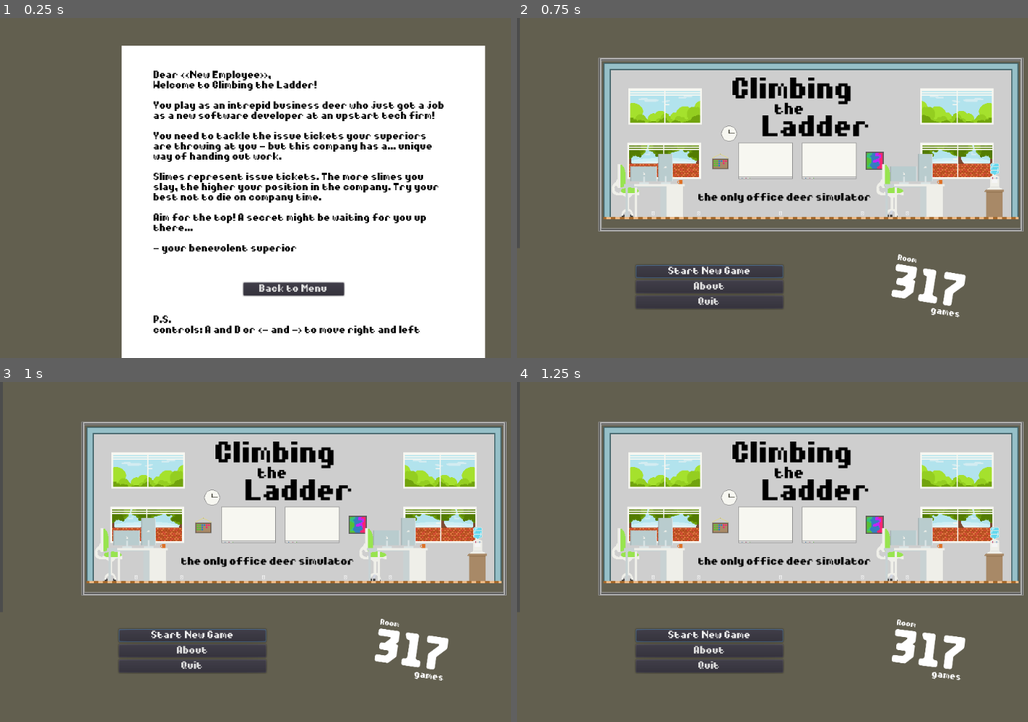
Above: before the commit, frames 1-4 (two rows, left to right).
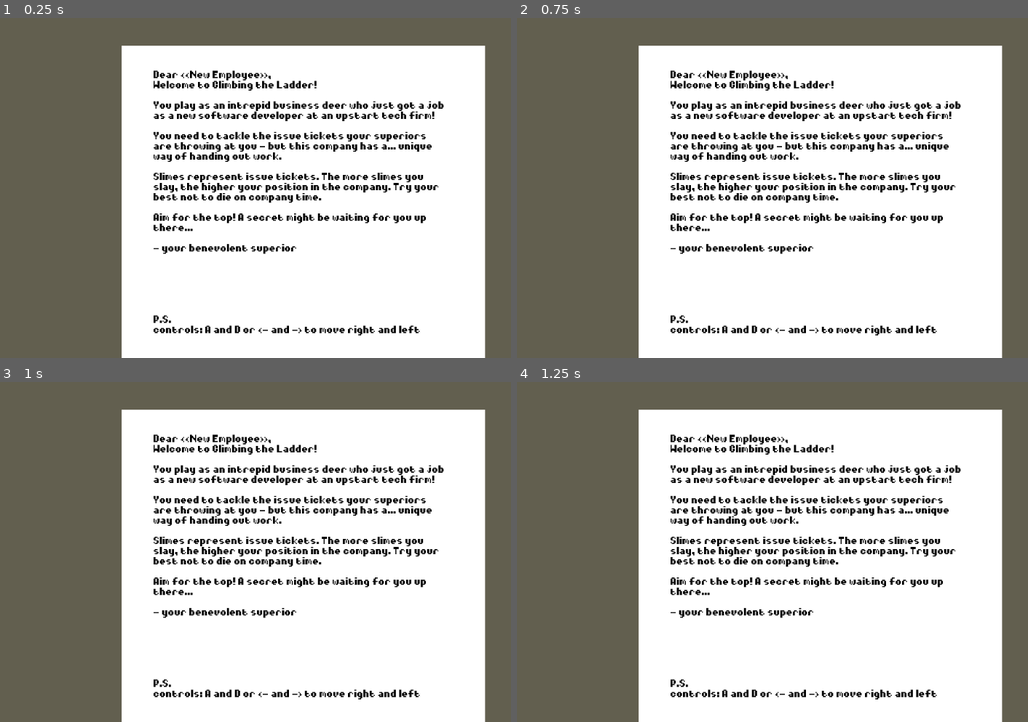
Above: after the commit, the same moments.

Repository: lseper/cornhacks-2023
Game: Godot game, scene res://scenes/about.tscn
The game is run twice, just before and just after one commit, with the same random seed, the same clock (stepped at 60 frames per second) and the same inputs. This scene is started directly instead of the project's main scene. Sound files missing from this copy of the repository are replaced by a short silence.
Inputs (mouse positions are in pixels of both pictures, inside the frame that each line leads up to):
- Up to frame 1 (0.25 s): no input
- Up to frame 2 (0.75 s): click (808, 290) at 0.5 s, where only the run before the commit has a clickable "Back to Menu"
- Up to frame 3 (1 s): no input
- Up to frame 4 (1.25 s): no input

The runs differ from the first frame. In frame 1, 0.9% of the frame differs, in the area x 47-68%, y 77-83%; in frame 2, 66%; in frame 3, 66%, in the area x 15-100%, y 8-100%; in frame 4, 66%.

Commit message:
fix bad menu

Diff:
--- a/game/scenes/about.tscn
+++ b/game/scenes/about.tscn
@@ -49,6 +49,7 @@
 controls: A and D or <- and -> to move right and left"
 
 [node name="BackButton" type="Button" parent="."]
+visible = false
 margin_left = 428.0
 margin_top = 467.0
 margin_right = 605.0
--- a/game/scenes/menu.tscn
+++ b/game/scenes/menu.tscn
@@ -44,7 +44,8 @@
 margin_top = 151.0
 margin_right = 259.0
 margin_bottom = 174.0
-focus_neighbour_top = NodePath("../QuitButton")
+focus_neighbour_top = NodePath("../StartButton")
+focus_neighbour_bottom = NodePath("../QuitButton")
 text = "About"
 
 [node name="QuitButton" type="Button" parent="VBoxContainer"]
Binary file added: game/cutscenes/intro/creation.png
Not shown, added: game/cutscenes/intro/creation.png.import
Not shown, changed: .DS_Store
Not shown, changed: game/.DS_Store
Not shown, changed: game/cutscenes/.DS_Store
Not shown, changed: game/sounds/.DS_Store
